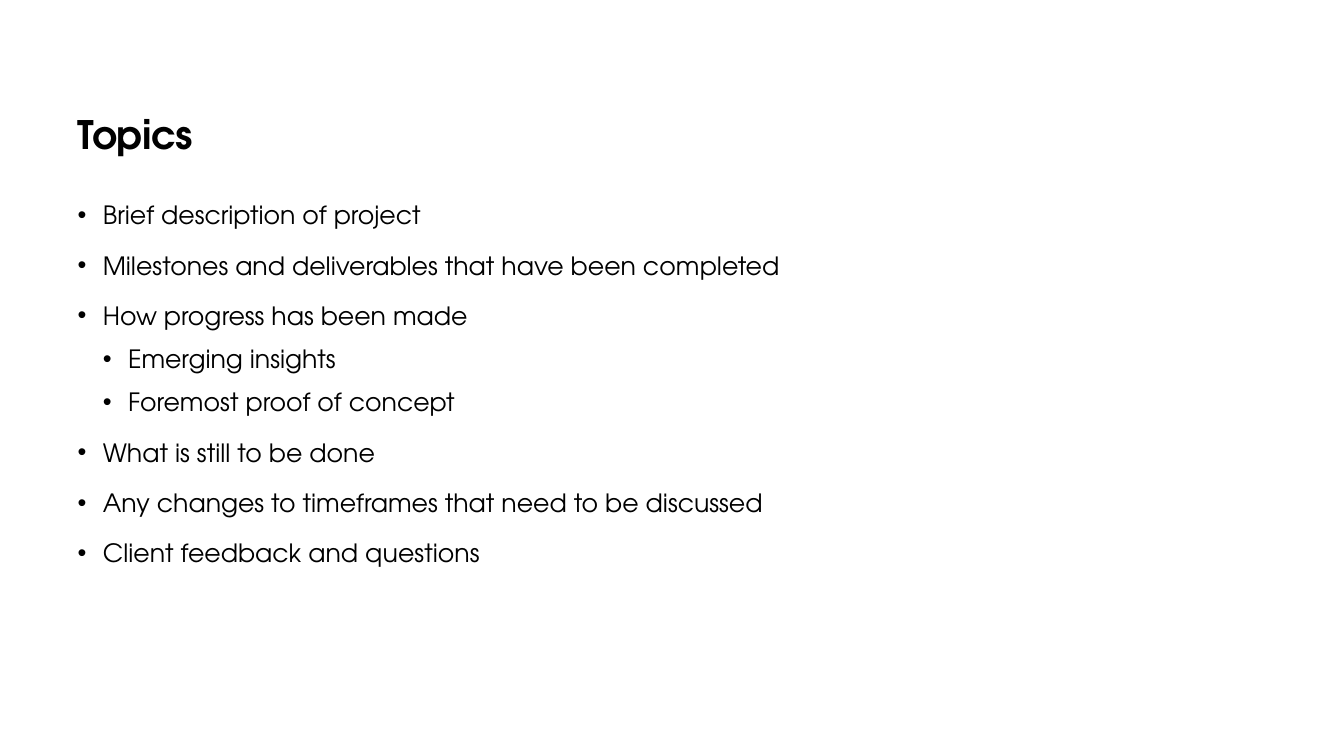
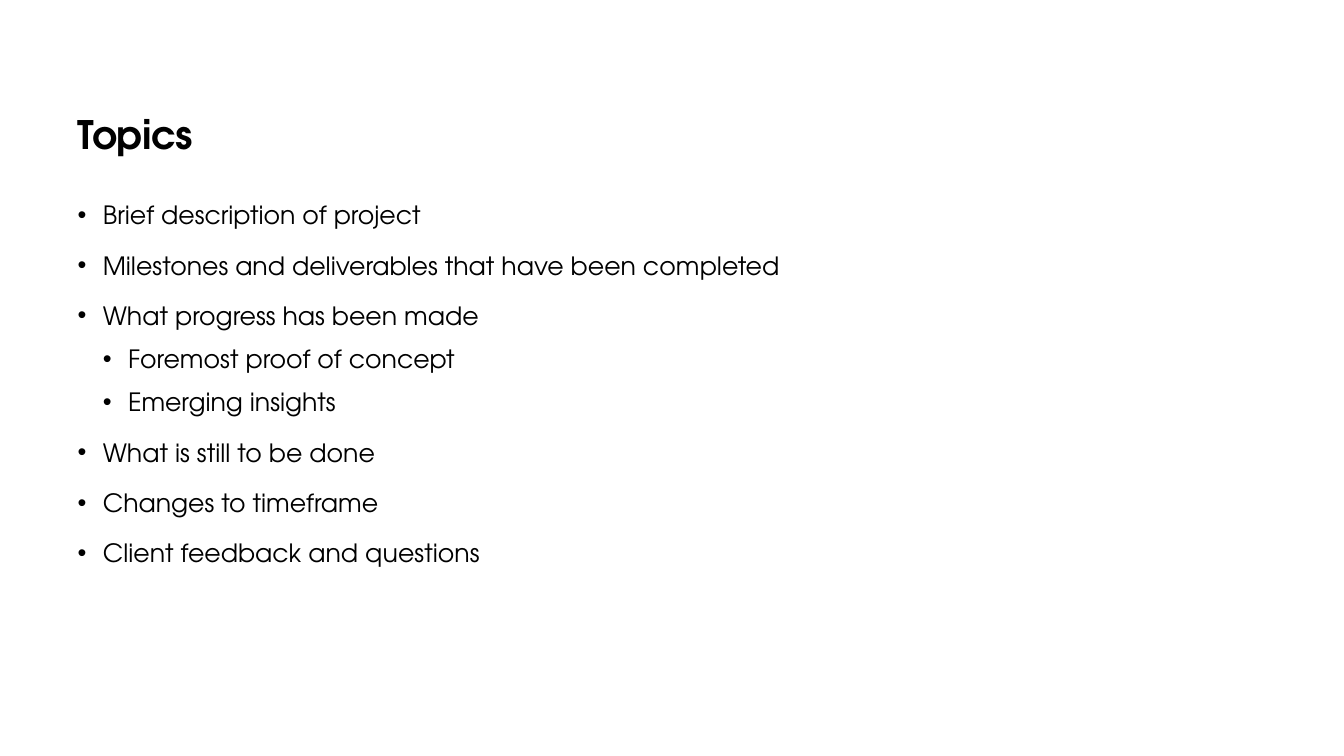
Before and after one commit to DavidSushames/BHB-Capstone, a slide deck: slide 3 of Academic Documents/Powerpoint wkg/Mid project Update - Dave v1.2 15-09.pptx. Drawn at 1344x756 pixels with LibreOffice and Linux fonts; fonts in the diff are those of the drawing. Boxes give left, top, right and bottom in pixels: in the first picture for what was removed or moved away, otherwise in the second. Text is boxed around its words. In the diff, an @@ line names an element or a change of style, - is before the commit and + after.

```diff
--- a/Academic Documents/Powerpoint wkg/Mid project Update - Dave v1.2 15-09.pptx
+++ b/Academic Documents/Powerpoint wkg/Mid project Update - Dave v1.2 15-09.pptx
@@ text at bbox=[103, 306, 478, 373]: text changed @@
-• How progress has been made
+• What progress has been made
+  • Foremost proof of concept
@@ text at bbox=[128, 392, 455, 416]: paragraph removed @@
-  • Foremost proof of concept
@@ text at bbox=[103, 493, 379, 518]: text changed @@
-• Any changes to timeframes that need to be discussed
+• Changes to timeframe
```
Also in this commit, not shown: 7 other slides changed.
